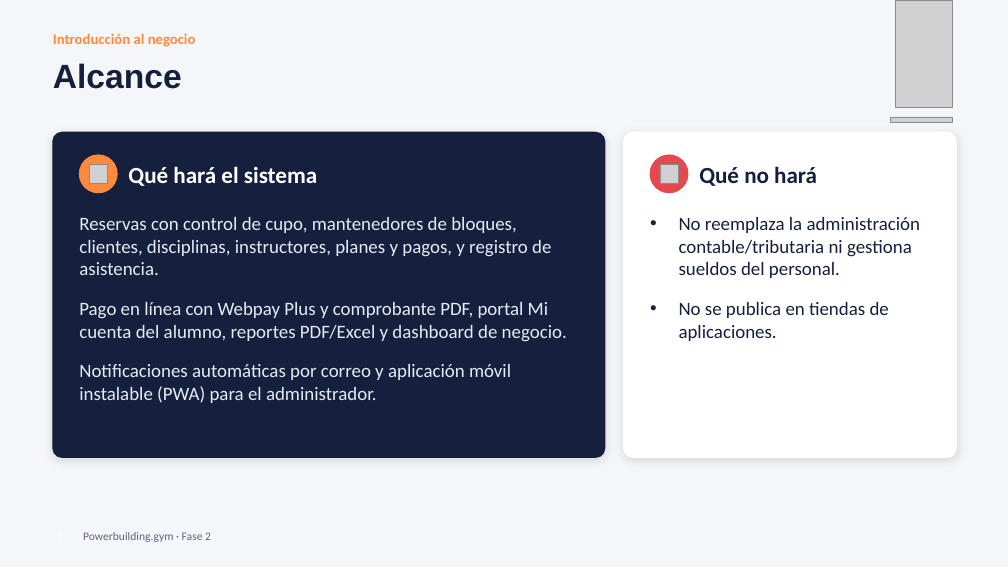
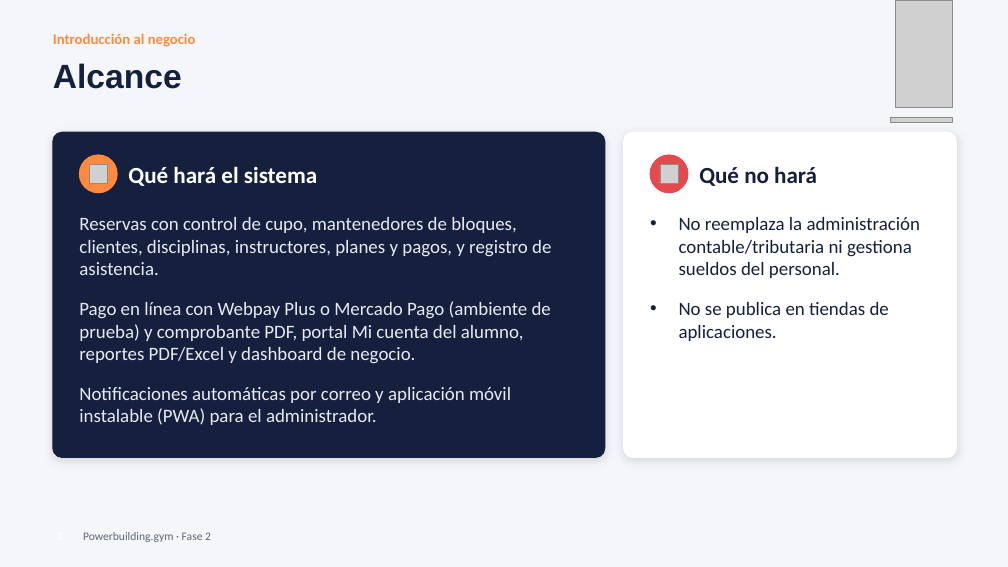
Before and after one commit to zalak3t/Powerbuilding.gym, a slide deck: slide 3 of FASE-2/Documentacion Asignatura PTY4614/Powerbuilding_gym_Presentacion_Fase_2 (1).pptx. Drawn at 1008x567 pixels with LibreOffice and Linux fonts; fonts in the diff are those of the drawing; grey boxes stand for pictures; background and template pictures are left out. Boxes give left, top, right and bottom in pixels: in the first picture for what was removed or moved away, otherwise in the second. Text is boxed around its words. In the diff, an @@ line names an element or a change of style, - is before the commit and + after.

```diff
--- a/FASE-2/Documentacion Asignatura PTY4614/Powerbuilding_gym_Presentacion_Fase_2 (1).pptx
+++ b/FASE-2/Documentacion Asignatura PTY4614/Powerbuilding_gym_Presentacion_Fase_2 (1).pptx
@@ text at box(79, 301, 551, 364): text changed @@
-Pago en línea con Webpay Plus y comprobante PDF, portal Mi cuenta del alumno, reportes PDF/Excel y dashboard de negocio.
+Pago en línea con Webpay Plus o Mercado Pago (ambiente de prueba) y comprobante PDF, portal Mi cuenta del alumno, reportes PDF/Excel y dashboard de negocio.
```
Also in this commit, not shown: 3 other slides changed, 5 other files.
